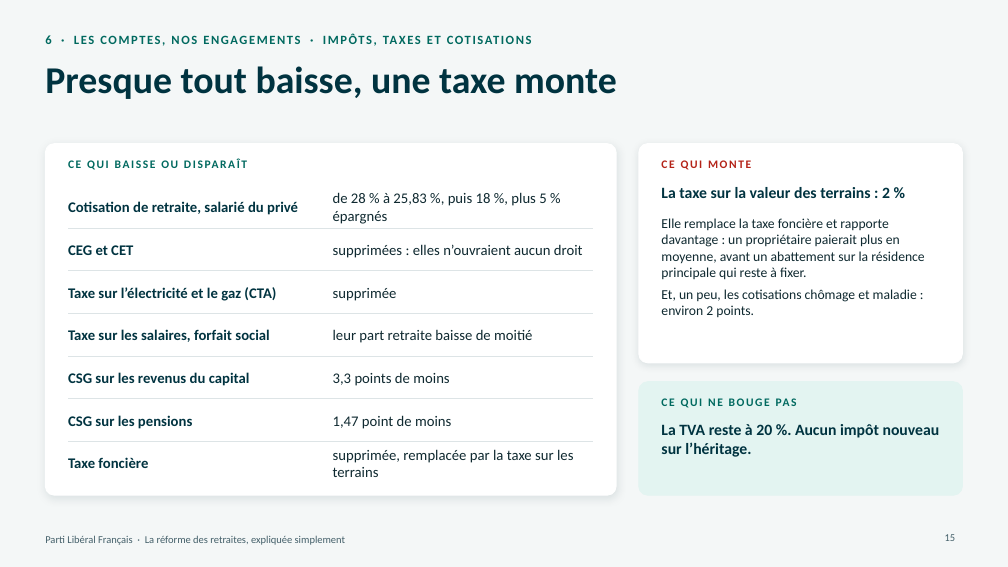
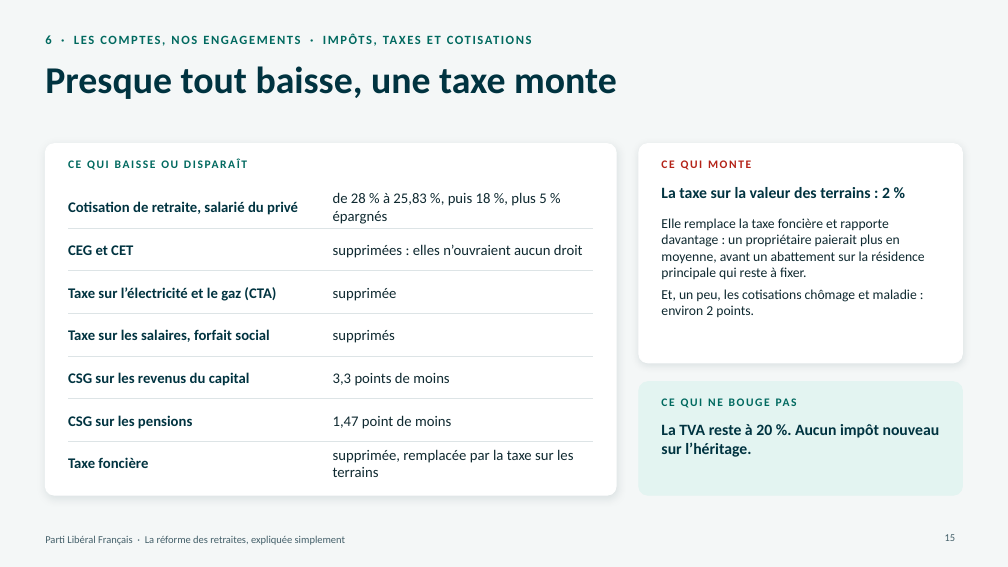
Before and after one commit to g-pliberal/retraitecomptenotionelle, a slide deck: slide 15 of docs/presentation_adherents_17_novembre_2026.pptx. Drawn at 1008x567 pixels with LibreOffice and Linux fonts; fonts in the diff are those of the drawing. Boxes give left, top, right and bottom in pixels: in the first picture for what was removed or moved away, otherwise in the second. Text is boxed around its words. In the diff, an @@ line names an element or a change of style, - is before the commit and + after.

```diff
--- a/docs/presentation_adherents_17_novembre_2026.pptx
+++ b/docs/presentation_adherents_17_novembre_2026.pptx
@@ text at [333, 330, 395, 343]: text changed @@
-leur part retraite baisse de moitié
+supprimés
```
